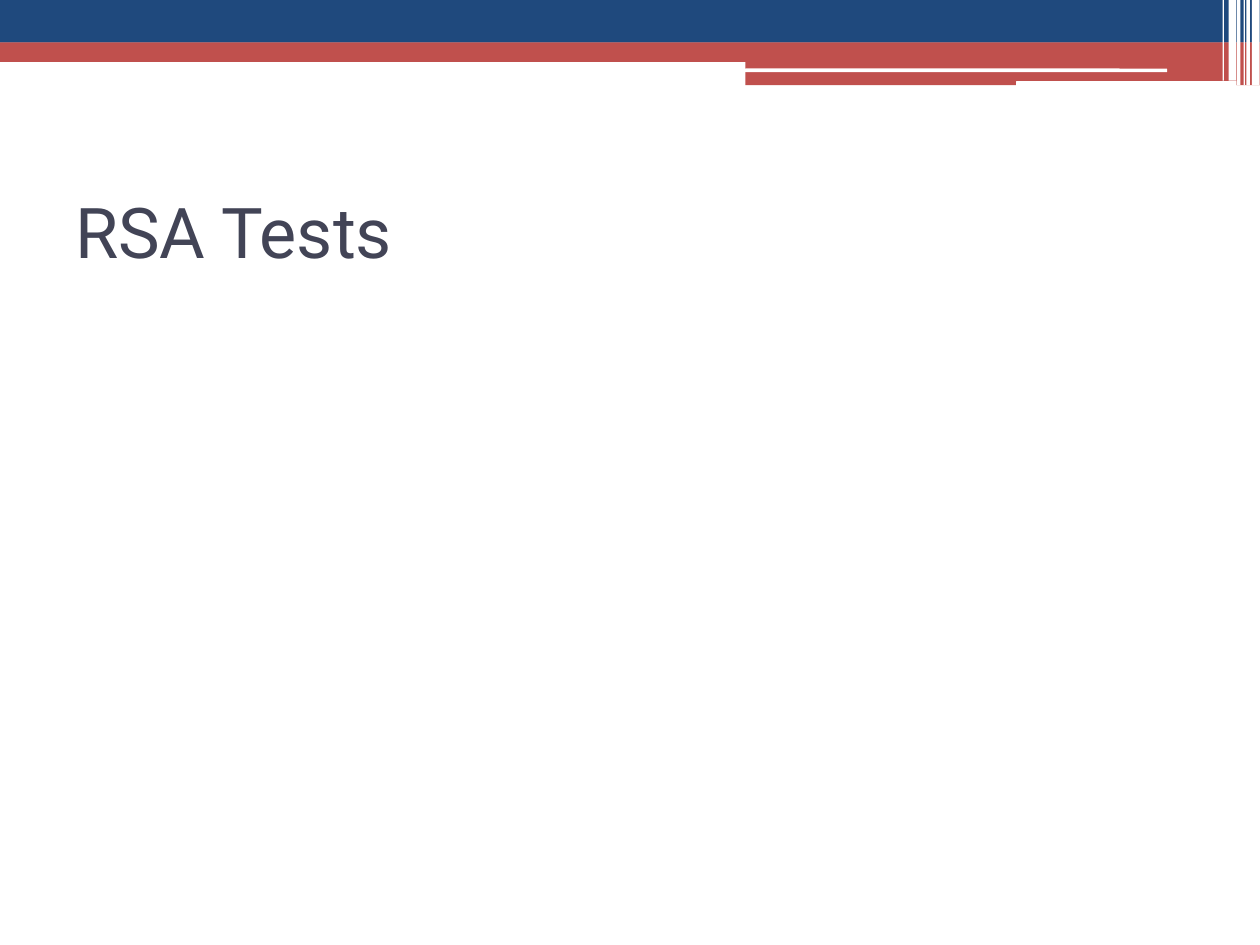
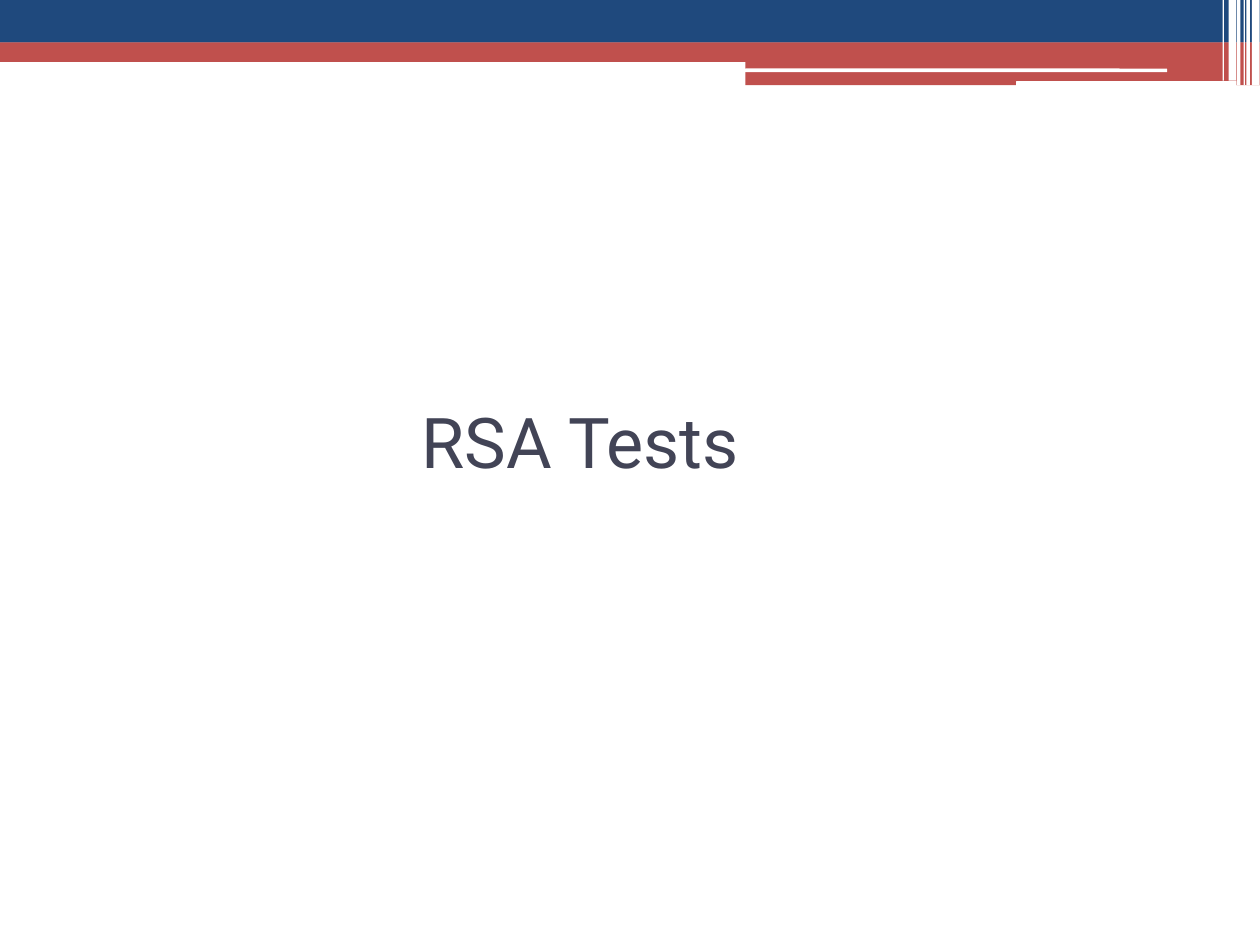
Before and after one commit to jaideng123/Cryptosystems, a slide deck: slide 20 of FinalPresentation.pptx (slide 19 before the commit). Drawn at 1260x945 pixels with LibreOffice and Linux fonts; fonts in the diff are those of the drawing. Boxes give left, top, right and bottom in pixels: in the first picture for what was removed or moved away, otherwise in the second. Text is boxed around its words. In the diff, an @@ line names an element or a change of style, - is before the commit and + after.

Commit message:
last ppt

```diff
--- a/FinalPresentation.pptx
+++ b/FinalPresentation.pptx
@@ text "RSA Tests": place and size @@
-text "RSA Tests" at (75, 207, 393, 259)
+text "RSA Tests" at (422, 417, 739, 469)
```
Also in this commit, not shown: 1 slide added.
